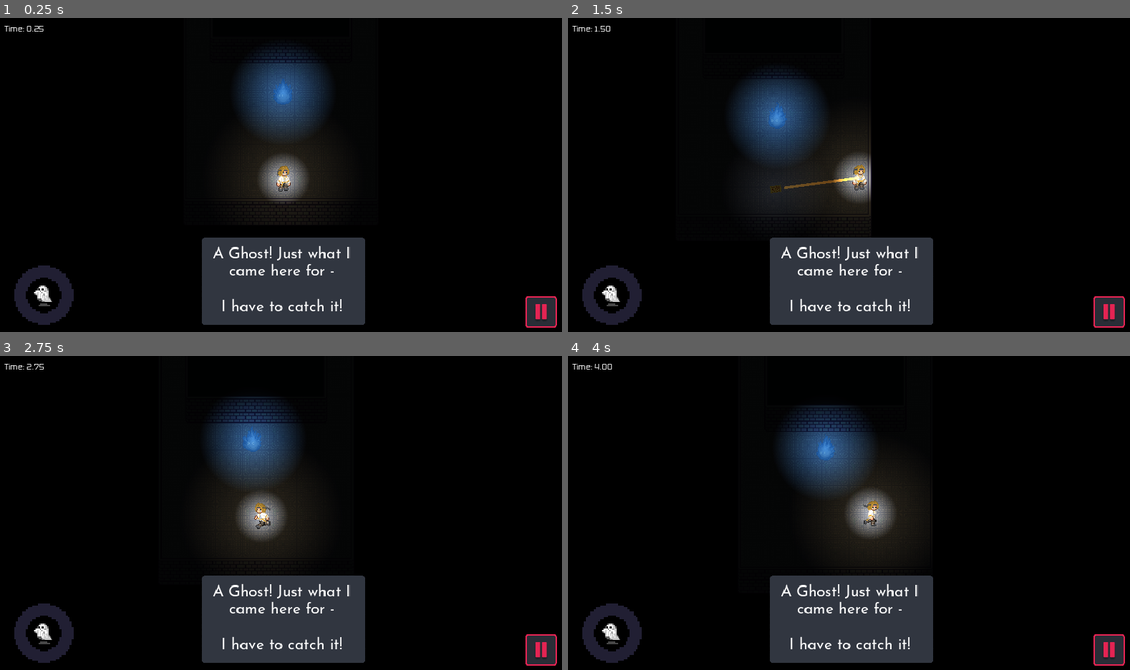
Above: before the commit, frames 1-4 (two rows, left to right).
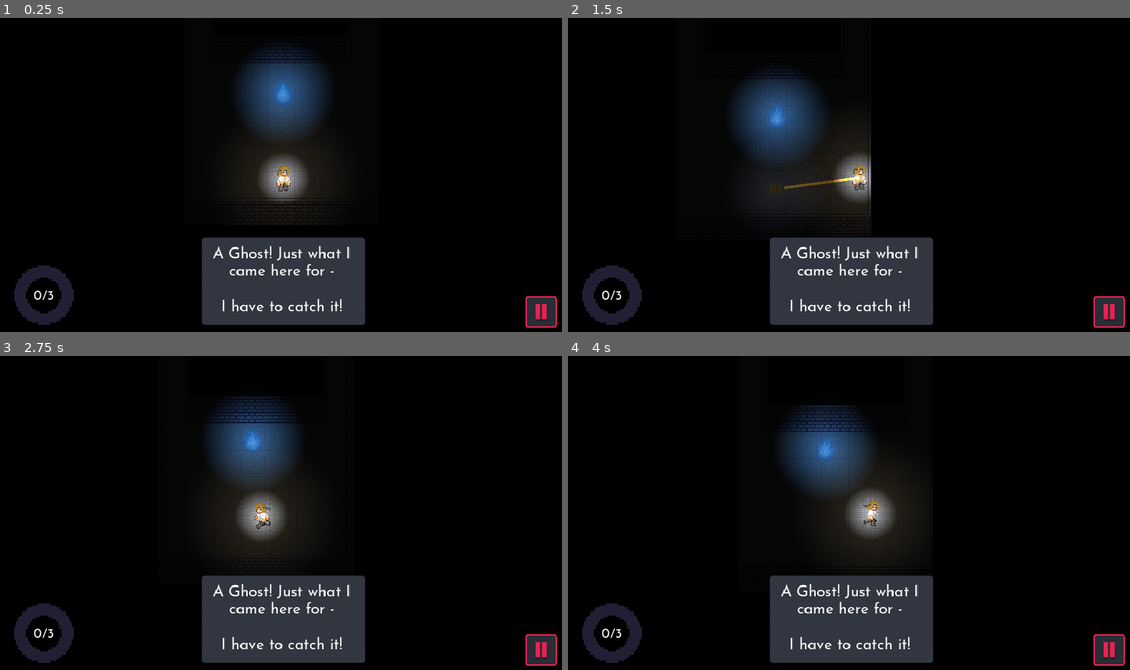
Above: after the commit, the same moments.

Repository: junyynyyn/Summer-Jam-2024
Game: Godot game, scene res://Scenes/Levels/Level1.tscn
Two runs of this game, one before a commit and one after it. Both use one fixed random seed, a clock stepped at 60 frames per second and the inputs below. This scene is started directly instead of the project's main scene.
Inputs (mouse positions are in pixels of both pictures, inside the frame that each line leads up to):
- Up to frame 1 (0.25 s): no input
- Up to frame 2 (1.5 s): tap E at 0.5 s; move the mouse to (978, 162) at 0.52 s; hold D (right) 0.53-1.25 s; tap W (up) at 0.6, 0.77, 1.07 s; click (978, 162) at 0.67 s; tap Enter at 1.25 s; drag from (736, 193) to (871, 175) at 1.27 s
- Up to frame 3 (2.75 s): tap Enter at 2 s; move the mouse to (342, 447) at 2.02 s; hold A (left) from 2.03 s (still down); tap E at 2.1 s; click (342, 447) at 2.17 s; tap W (up) at 2.3 s
- Up to frame 4 (4 s): release A (left) at 2.75 s; tap Enter at 2.75, 3.5 s; drag from (820, 582) to (680, 469) at 2.77 s; move the mouse to (1023, 566) at 3.52 s; hold D (right) from 3.53 s (still down); tap W (up) at 3.6, 3.77 s; click (1023, 566) at 3.67 s

The runs differ from the first frame. In frame 1, 0.2% of the frame differs, in the area x 0-10%, y 2-92%; in frame 2, 0.2%; in frame 3, 0.2%; in frame 4, 0.2%.

Commit message:
ui changes

Diff:
--- a/UniMelb Game Jam/Scenes/Enemies/Turning Ghost.tscn
+++ b/UniMelb Game Jam/Scenes/Enemies/Turning Ghost.tscn
@@ -22,7 +22,7 @@
 [node name="Turning Ghost" instance=ExtResource("1_w4dml")]
 script = ExtResource("1_6hgvg")
 
-[node name="Sprite2D" parent="." index="0"]
+[node name="Sprite2D" parent="." index="1"]
 texture = ExtResource("3_m5hye")
 hframes = 5
 vframes = 2
--- a/UniMelb Game Jam/Scenes/Enemies/WispTest.tscn
+++ b/UniMelb Game Jam/Scenes/Enemies/WispTest.tscn
@@ -6,7 +6,7 @@
 
 [node name="Ghost" instance=ExtResource("1_g3d04")]
 
-[node name="Sprite2D" parent="." index="0"]
+[node name="Sprite2D" parent="." index="1"]
 texture = ExtResource("2_ecumb")
 hframes = 5
 region_enabled = true
--- a/UniMelb Game Jam/Scenes/Levels/Level1.tscn
+++ b/UniMelb Game Jam/Scenes/Levels/Level1.tscn
@@ -20,7 +20,7 @@
 next_level = ExtResource("2_byn5r")
 TwoStar = 5.2
 ThreeStar = 4.2
-Gold = 3.67
+Gold = 3.13
 
 [node name="TutDisplay" type="TextureRect" parent="UI" index="4"]
 visible = false
--- a/UniMelb Game Jam/Scenes/Levels/Level2.tscn
+++ b/UniMelb Game Jam/Scenes/Levels/Level2.tscn
@@ -12,9 +12,9 @@
 next_level = ExtResource("2_h0387")
 TwoStar = 5.0
 ThreeStar = 3.2
-Gold = 2.7
+Gold = 2.2
 
-[node name="TileMap" parent="." index="2"]
+[node name="TileMap" parent="." index="1"]
 layer_0/tile_data = PackedInt32Array(65536, 65540, 1, 65537, 65540, 1, 131073, 65540, 1, 131072, 65540, 1, 196608, 6554 …(1313 unchanged characters)…
 layer_1/tile_data = PackedInt32Array(262144, 65540, 2, 262145, 65540, 2, 262146, 65540, 2, 262147, 65540, 2, 262148, 65 …(924 unchanged characters)…
 
--- a/UniMelb Game Jam/Scenes/Levels/Level3.tscn
+++ b/UniMelb Game Jam/Scenes/Levels/Level3.tscn
@@ -12,7 +12,7 @@
 next_level = ExtResource("2_gko7p")
 TwoStar = 3.5
 ThreeStar = 3.0
-Gold = 2.75
+Gold = 2.35
 
 [node name="TileMap" parent="." index="1"]
 layer_0/tile_data = PackedInt32Array(393217, 65540, 1, 458753, 65540, 1, 524289, 65540, 1, 589825, 65540, 1, 655361, 65 …(4467 unchanged characters)…
--- a/UniMelb Game Jam/Scenes/Levels/Level4.tscn
+++ b/UniMelb Game Jam/Scenes/Levels/Level4.tscn
@@ -13,7 +13,7 @@
 next_level = ExtResource("2_ood4d")
 TwoStar = 10.0
 ThreeStar = 9.25
-Gold = 8.3
+Gold = 6.75
 
 [node name="TileMap" parent="." index="1"]
 layer_0/tile_data = PackedInt32Array(458759, 65540, 1, 524295, 65540, 1, 589831, 65540, 1, 655367, 65540, 1, 720903, 65 …(4120 unchanged characters)…
--- a/UniMelb Game Jam/Scenes/Levels/Level5.tscn
+++ b/UniMelb Game Jam/Scenes/Levels/Level5.tscn
@@ -15,7 +15,7 @@
 next_level = ExtResource("2_5jktm")
 TwoStar = 23.0
 ThreeStar = 20.0
-Gold = 17.15
+Gold = 13.5
 
 [node name="TileMap" parent="." index="1"]
 layer_0/tile_data = PackedInt32Array(458757, 65540, 1, 524293, 65540, 1, 589829, 65540, 1, 458758, 65540, 1, 524294, 65 …(7611 unchanged characters)…
--- a/UniMelb Game Jam/Scenes/Levels/Level6.tscn
+++ b/UniMelb Game Jam/Scenes/Levels/Level6.tscn
@@ -14,7 +14,7 @@
 next_level = ExtResource("2_gn7ut")
 TwoStar = 25.0
 ThreeStar = 23.0
-Gold = 20.0
+Gold = 18.6
 
 [node name="TileMap" parent="." index="1"]
 layer_0/tile_data = PackedInt32Array(-1179672, 65540, 1, -1114136, 65540, 1, -1048600, 65540, 1, -983064, 65540, 1, -91 …(13206 unchanged characters)…
--- a/UniMelb Game Jam/Scenes/Levels/Level7.tscn
+++ b/UniMelb Game Jam/Scenes/Levels/Level7.tscn
@@ -16,10 +16,7 @@
 next_level = ExtResource("2_6stsq")
 TwoStar = 14.0
 ThreeStar = 12.0
-Gold = 11.0
-
-[node name="UI" parent="." index="0"]
-visible = false
+Gold = 10.35
 
 [node name="TileMap" parent="." index="1"]
 layer_0/tile_data = PackedInt32Array(458759, 65540, 1, 458760, 65540, 1, 458761, 65540, 1, 524297, 65540, 1, 589832, 65 …(6524 unchanged characters)…
--- a/UniMelb Game Jam/Scenes/Levels/Level8.tscn
+++ b/UniMelb Game Jam/Scenes/Levels/Level8.tscn
@@ -14,7 +14,7 @@
 next_level = ExtResource("2_k0gji")
 TwoStar = 22.0
 ThreeStar = 20.5
-Gold = 19.5
+Gold = 18.6
 
 [node name="TileMap" parent="." index="1"]
 layer_0/tile_data = PackedInt32Array(0, 65540, 1, 65536, 65540, 1, 131072, 65540, 1, 1, 65540, 1, 65537, 65540, 1, 1310 …(15098 unchanged characters)…
--- a/UniMelb Game Jam/Scenes/Levels/Level9.tscn
+++ b/UniMelb Game Jam/Scenes/Levels/Level9.tscn
@@ -15,7 +15,7 @@
 next_level = ExtResource("2_ntayi")
 TwoStar = 17.0
 ThreeStar = 15.5
-Gold = 14.8
+Gold = 13.65
 
 [node name="TileMap" parent="." index="1"]
 layer_0/tile_data = PackedInt32Array(458759, 65540, 1, 524295, 65540, 1, 589831, 65540, 1, 458760, 65540, 1, 524296, 65 …(14996 unchanged characters)…
--- a/UniMelb Game Jam/Scenes/Menus/Level Select.tscn
+++ b/UniMelb Game Jam/Scenes/Menus/Level Select.tscn
@@ -84,9 +84,9 @@
 anchor_top = 1.053
 anchor_right = 0.977
 anchor_bottom = 1.989
-offset_top = 682.125
-offset_right = 1126.0
-offset_bottom = 1289.13
+offset_top = -0.218994
+offset_right = 0.495972
+offset_bottom = 0.253052
 grow_horizontal = 2
 grow_vertical = 2
 script = ExtResource("1_vom47")
@@ -531,45 +531,6 @@
 texture_under = ExtResource("5_lmmvt")
 texture_progress = ExtResource("6_hwob2")
 
-[node name="ButtonTestLevel2" type="TextureButton" parent="."]
-layout_mode = 2
-offset_left = 89.0
-offset_top = 260.0
-offset_right = 265.0
-offset_bottom = 436.0
-scale = Vector2(0.7, 0.7)
-mouse_default_cursor_shape = 2
-texture_normal = ExtResource("2_sgbkr")
-texture_hover = ExtResource("3_4ebgy")
-script = ExtResource("4_iv863")
-level_scene = "TestLevel2"
-
-[node name="Label" type="Label" parent="ButtonTestLevel2"]
-layout_mode = 0
-offset_left = 7.0
-offset_top = 6.0
-offset_right = 173.0
-offset_bottom = 182.0
-theme_override_fonts/font = ExtResource("7_5q08h")
-theme_override_font_sizes/font_size = 51
-text = "Test
-Level"
-horizontal_alignment = 1
-vertical_alignment = 1
-
-[node name="TextureProgressBar" type="TextureProgressBar" parent="ButtonTestLevel2"]
-layout_mode = 0
-offset_left = -4.28571
-offset_top = 162.857
-offset_right = 176.714
-offset_bottom = 221.857
-mouse_filter = 2
-max_value = 3.0
-allow_greater = true
-nine_patch_stretch = true
-texture_under = ExtResource("5_lmmvt")
-texture_progress = ExtResource("6_hwob2")
-
 [node name="StarCount" type="Label" parent="."]
 layout_mode = 0
 offset_left = 92.0
--- a/UniMelb Game Jam/Scenes/ui.tscn
+++ b/UniMelb Game Jam/Scenes/ui.tscn
@@ -208,9 +208,18 @@
 grow_horizontal = 0
 grow_vertical = 0
 
+[node name="Label" type="Label" parent="GhostCounter"]
+layout_mode = 0
+offset_left = 44.0
+offset_top = 53.0
+offset_right = 84.0
+offset_bottom = 80.0
+theme_override_fonts/font = ExtResource("7_8nccg")
+theme_override_font_sizes/font_size = 26
+text = "0/5"
+
 [node name="FinishScreen" type="Control" parent="."]
 unique_name_in_owner = true
-visible = false
 layout_mode = 3
 anchor_left = 0.32
 anchor_top = 0.209
@@ -481,6 +490,7 @@
 vertical_alignment = 1
 
 [node name="HBoxContainer" type="HBoxContainer" parent="FinishScreen/Leaderboard"]
+clip_contents = true
 custom_minimum_size = Vector2(0.34, 0)
 layout_mode = 0
 offset_left = 927.0
@@ -518,6 +528,7 @@
 theme = ExtResource("17_skp2h")
 
 [node name="Timer Grid" type="GridContainer" parent="."]
+visible = false
 offset_left = 14.0
 offset_top = 11.0
 offset_right = 103.0
--- a/UniMelb Game Jam/Scripts/Level Select.gd
+++ b/UniMelb Game Jam/Scripts/Level Select.gd
@@ -6,6 +6,9 @@
 func _ready():
 	update_progress_bars()
 	update_unlocked_levels()
+	$StarCount.text = "%d/27" % [starcounttotal]
+
+var starcounttotal: int
 
 func update_progress_bars():
 	for level in Global.level_times.keys():
@@ -16,7 +19,7 @@
 		progressBar.value = Global.level_stars[level]
 		if progressBar.value >= 4:
 			progressBar.texture_progress=ResourceLoader.load("res://Sprites/UI/3 Golden Stars.png")
-
+		starcounttotal += Global.level_stars[level]
 		#print(progressBar.value)
 
 func update_unlocked_levels():
--- a/UniMelb Game Jam/Scripts/Level.gd
+++ b/UniMelb Game Jam/Scripts/Level.gd
@@ -24,6 +24,7 @@
 var stars = 0
 
 func _ready():
+	$UI.update_ghost_counter(ghost_quota)
 	#Get total ghost count and send to UI
 	ghost_total = $Ghosts.get_child_count()
 	$UI/GhostCounter.max_value = ghost_quota
@@ -37,6 +38,7 @@
 func _process(delta):
 	# Get current ghost count from player and send to UI, also update timer
 	$UI.update_ghost_count(Global.player.ghosts_collected.size())
+	$UI.update_ghost_counter(ghost_quota)
 	if (timer_active):
 		timer += delta
 	$UI.update_timer(timer)
--- a/UniMelb Game Jam/Scripts/ui.gd
+++ b/UniMelb Game Jam/Scripts/ui.gd
@@ -11,7 +11,6 @@
 func _ready():
 	%FinishScreen.visible = false
 	%"FinishScreen/Star Display/StarParticles".emitting = false
-	update_ghost_count(0)
 
 func set_ghost_count_max(count: int):
 	%GhostCounter.max_value = count
@@ -37,6 +36,10 @@
 		best_time_msg = "New best!: %.2f seconds" % time
 
 	$"FinishScreen/Best Time".text = best_time_msg
+
+func update_ghost_counter(ghost_quota):
+	var size = Global.player.ghosts_collected.size()
+	$GhostCounter/Label.text = "%d/%d" % [size, ghost_quota]
 
 
 func _input(event):
@@ -127,7 +130,7 @@
 
 	#Sort function
 	data.sort_custom(sort_entries)
-
+	data = data.slice(0, 14)
 	for entry in data:
 		var username = entry["username"]
 		var time = entry["time"]
Binary file changed: UniMelb Game Jam/Sprites/UI/Ghost Bar Background.png
